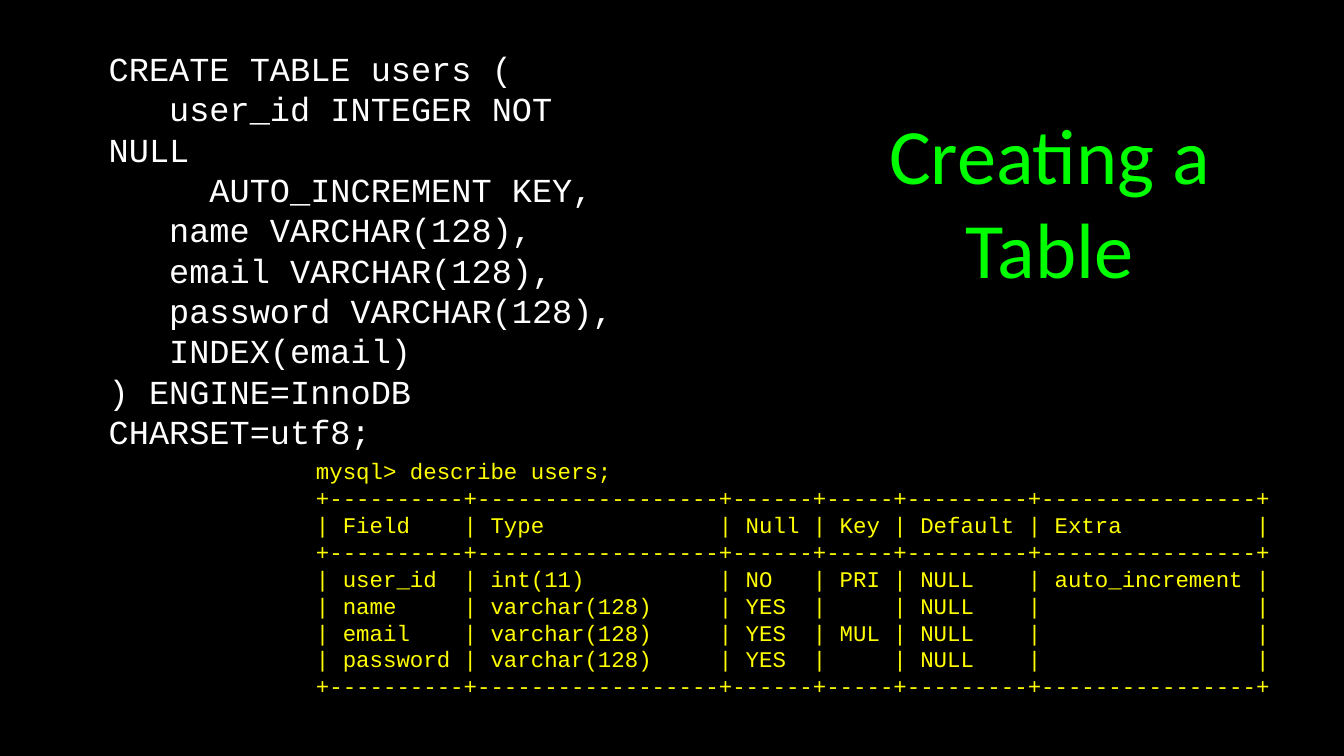
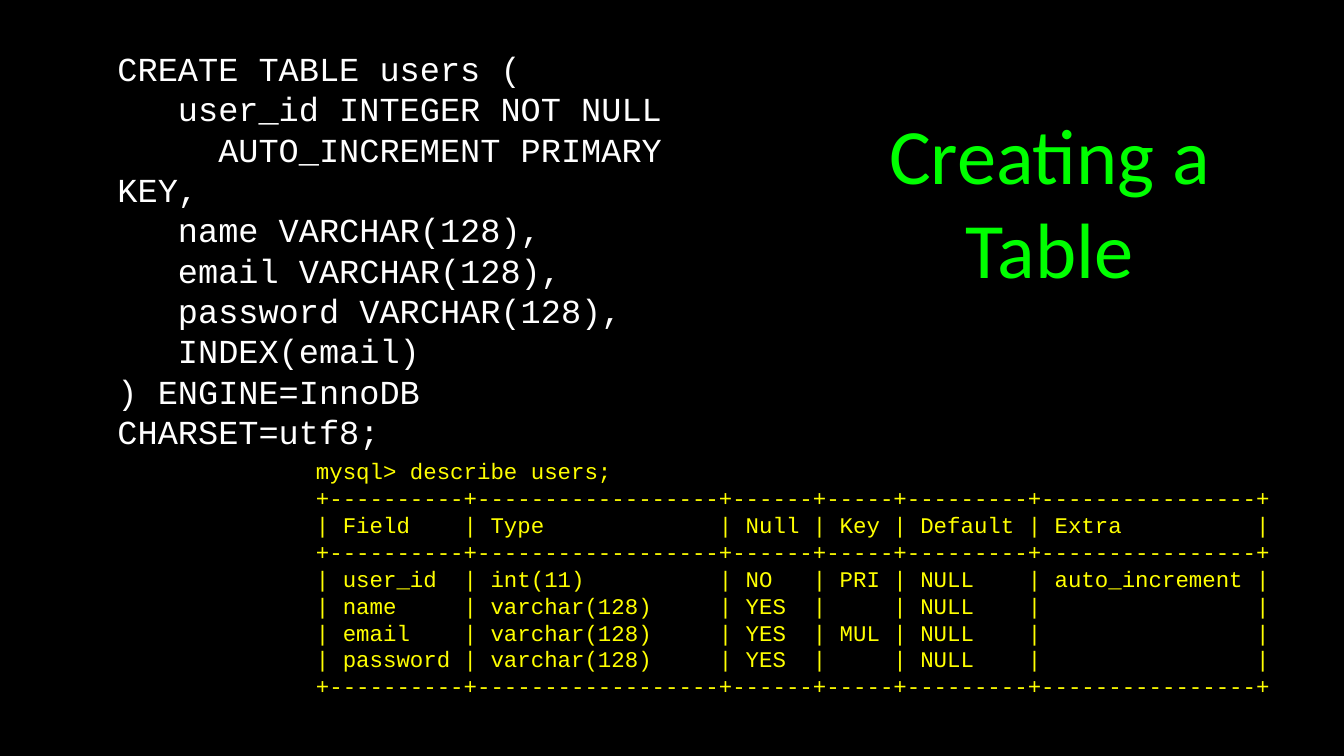
Before and after one commit to csev/wa4e, a slide deck: slide 7 of lectures/PHP-06-MySQL-PDO.ppt. Drawn at 1344x756 pixels with LibreOffice and Linux fonts; fonts in the diff are those of the drawing. Boxes give left, top, right and bottom in pixels: in the first picture for what was removed or moved away, otherwise in the second. Text is boxed around its words. In the diff, an @@ line names an element or a change of style, - is before the commit and + after.

Commit message:
Update slides

```diff
--- a/lectures/PHP-06-MySQL-PDO.ppt
+++ b/lectures/PHP-06-MySQL-PDO.ppt
@@ text "CREATE TABLE users (": place and size @@
-text "CREATE TABLE users (" at [109, 58, 613, 450]
+text "CREATE TABLE users (" at [117, 58, 662, 450]
@@ text at [117, 139, 662, 208]: text changed @@
-AUTO_INCREMENT KEY,
+AUTO_INCREMENT PRIMARY KEY,
```
Also in this commit, not shown: 1 other file.
